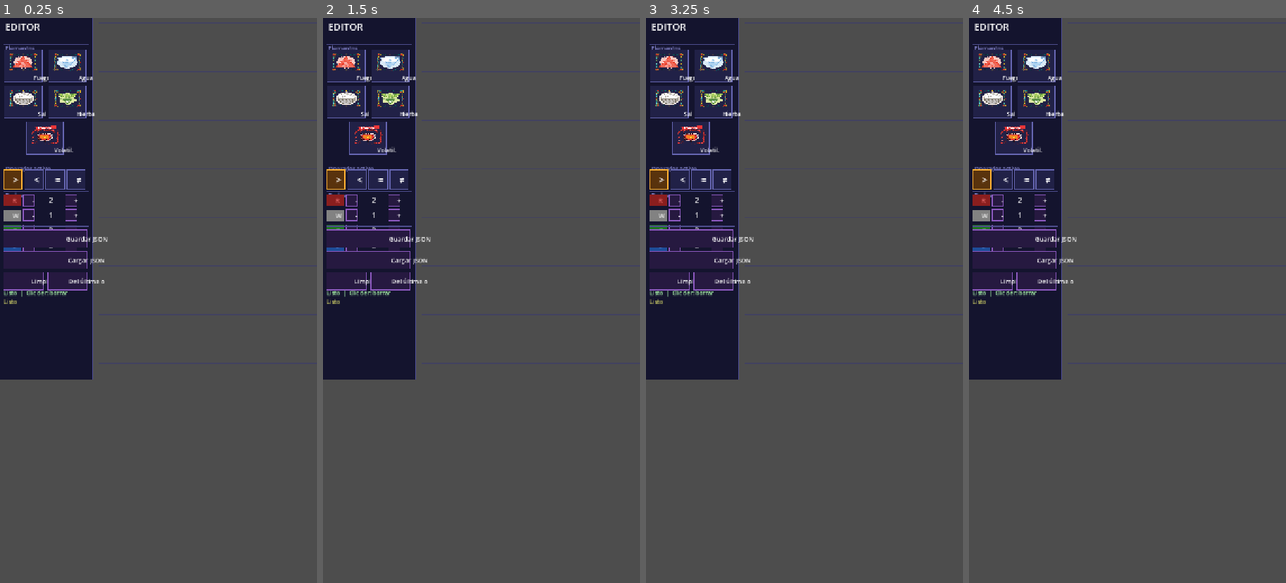
Above: before the commit, frames 1-4 (left to right).
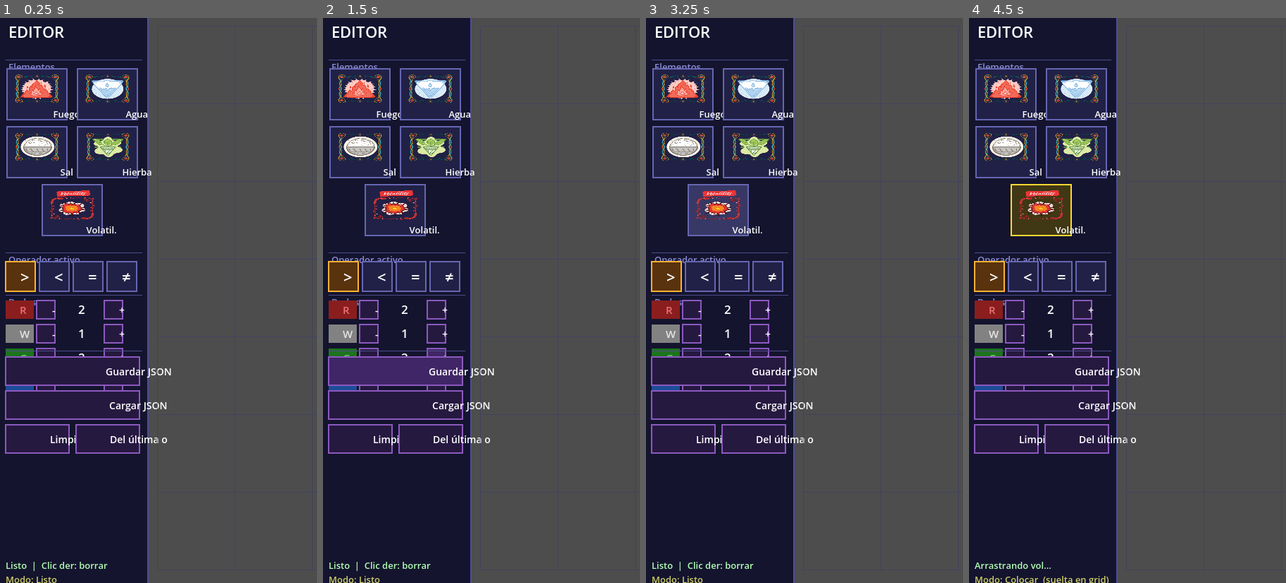
Above: after the commit, the same moments.

Repository: flipper83/pocimas
Game: Godot game, scene res://scenes/level_editor.tscn
Two runs of this game, one before a commit and one after it. Both use one fixed random seed, a clock stepped at 60 frames per second and the inputs below. This scene is started directly instead of the project's main scene.
Inputs (mouse positions are in pixels of both pictures, inside the frame that each line leads up to):
- Up to frame 1 (0.25 s): no input
- Up to frame 2 (1.5 s): tap Enter at 0.5 s; move the mouse to (551, 272) at 0.52 s; click (551, 272) at 0.67 s; tap Space at 1.25 s; drag from (418, 328) to (465, 413) at 1.27 s
- Up to frame 3 (3.25 s): tap Enter at 2 s; move the mouse to (836, 176) at 2.02 s; click (836, 176) at 2.17 s; tap Space at 2.75 s; drag from (788, 413) to (709, 215) at 2.77 s
- Up to frame 4 (4.5 s): tap Enter at 3.5 s; move the mouse to (1222, 385) at 3.52 s; click (1222, 385) at 3.67 s; tap Space at 4.25 s; drag from (1032, 215) to (1079, 159) at 4.27 s

The runs differ from the first frame. In frame 1, 37% of the frame differs, in the area x 0-99%, y 0-100%; in frame 2, 38%; in frame 3, 37%; in frame 4, 37%.

Commit message:
fix: sidebar cubre toda la altura y desactiva el content scale portrait
- content_scale_mode = DISABLED para que la ventana 1280×820 sea el viewport real
- _sw/_sh calculados del viewport real (mínimo 1280×820)
- Fondo y línea divisoria del sidebar usan _sh en lugar de 820 hardcodeado
- Status y modo al fondo del sidebar (_sh - 40 / _sh - 20)

Co-Authored-By: Claude Sonnet 4.6 <noreply@anthropic.com>

Diff:
--- a/scripts/level_editor.gd
+++ b/scripts/level_editor.gd
@@ -46,6 +46,8 @@
 const _BTN_DEL   := Rect2(108, 576, 90, 40)
 
 var _font: Font
+var _sw: float = 1280.0
+var _sh: float = 820.0
 var _origin: Vector2
 
 var _elems: Array = []  # {id, type, gx, gy, node: Node2D}
@@ -67,7 +69,12 @@
 func _ready() -> void:
 	_font = ThemeDB.fallback_font
 	if OS.get_name() in ["Windows", "macOS", "Linux"]:
+		# Disable portrait canvas scaling so the editor runs at native window size
+		get_tree().root.content_scale_mode = Window.CONTENT_SCALE_MODE_DISABLED
 		DisplayServer.window_set_size(Vector2i(1280, 820))
+	var r := get_viewport().get_visible_rect()
+	_sw = maxf(r.size.x, 1280.0)
+	_sh = maxf(r.size.y, 820.0)
 	_origin = Vector2(SIDEBAR_W + 14.0, 12.0)
 
 func _process(_dt: float) -> void:
@@ -275,8 +282,8 @@
 	_draw_rubber_band()
 
 func _draw_sidebar() -> void:
-	draw_rect(Rect2(0, 0, SIDEBAR_W, 820), Color(0.08, 0.08, 0.18))
-	draw_line(Vector2(SIDEBAR_W, 0), Vector2(SIDEBAR_W, 820), Color(0.3, 0.3, 0.6), 2.0)
+	draw_rect(Rect2(0, 0, SIDEBAR_W, _sh), Color(0.08, 0.08, 0.18))
+	draw_line(Vector2(SIDEBAR_W, 0), Vector2(SIDEBAR_W, _sh), Color(0.3, 0.3, 0.6), 2.0)
 
 	draw_string(_font, Vector2(12, 28), "EDITOR", HORIZONTAL_ALIGNMENT_LEFT, -1, 22, Color.WHITE)
 	_dsep(60, "Elementos")
@@ -322,10 +329,10 @@
 	_dbtn(_BTN_CLEAR, "Limpiar")
 	_dbtn(_BTN_DEL,   "Del última op")
 
-	draw_string(_font, Vector2(8, 628), _status,
+	draw_string(_font, Vector2(8, _sh - 40), _status,
 		HORIZONTAL_ALIGNMENT_LEFT, SIDEBAR_W - 10, 13, Color(0.7, 1.0, 0.7))
 	var mode_lbl := ["Listo", "Colocar  (suelta en grid)", "Moviendo…", "Conectando…"]
-	draw_string(_font, Vector2(8, 648), mode_lbl[_mode],
+	draw_string(_font, Vector2(8, _sh - 20), "Modo: " + mode_lbl[_mode],
 		HORIZONTAL_ALIGNMENT_LEFT, -1, 13, Color(0.8, 0.8, 0.4))
 
 func _dsep(y: float, label: String) -> void:
